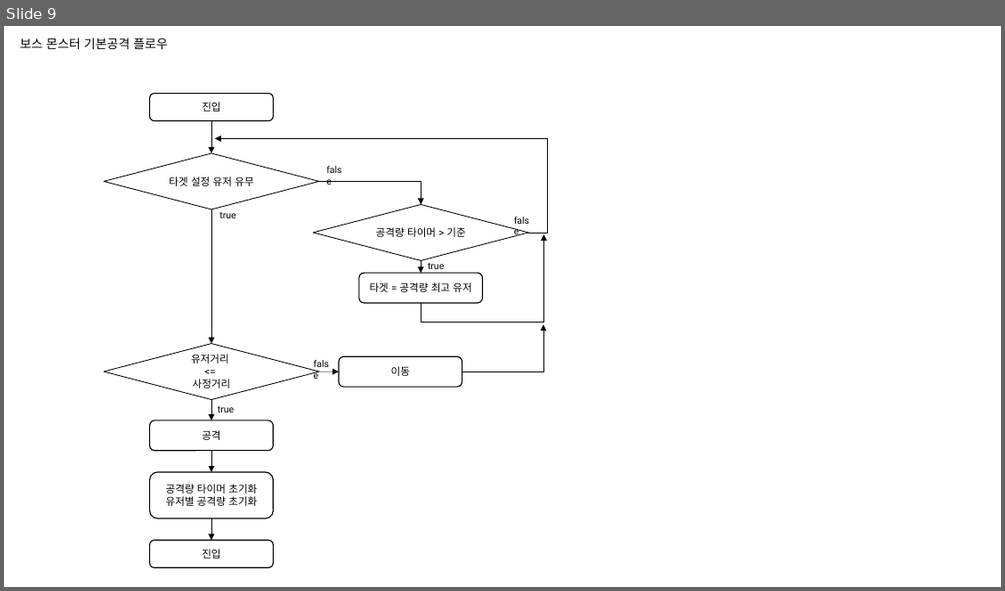
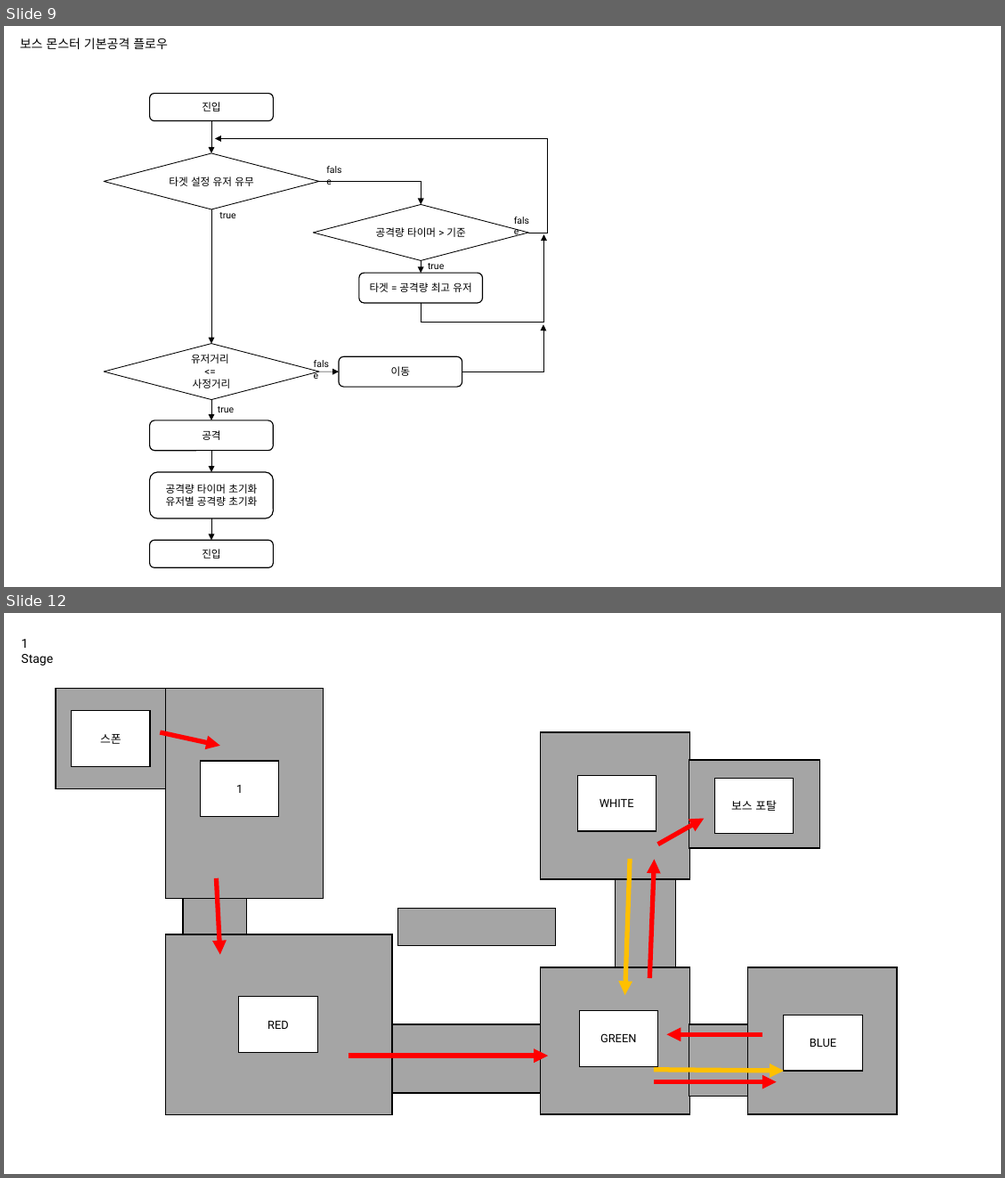
Before and after one commit to haein0303/AlgaeEater, a slide deck: Document/Source/보스 콘텐츠 시스템 UI.pptx. Shown one above the other, each under a label of ours: slide 9 before the commit, slides 9 and 12 after it; the slides between them are not shown. The pictures are 1005x591 and 1005x1178 pixels, drawn with LibreOffice and Linux fonts; fonts in the diff are those of the drawing. Boxes give left, top, right and bottom in pixels: in the first picture for what was removed or moved away, otherwise in the second. Text is boxed around its words. In the diff, an @@ line names an element or a change of style, - is before the commit and + after.

```diff
--- a/Document/Source/보스 콘텐츠 시스템 UI.pptx
+++ b/Document/Source/보스 콘텐츠 시스템 UI.pptx
@@ slide 12 added at [4, 613, 1001, 1174], background #FFFFFF @@
@@ text added at [21, 639, 53, 666], 12 pt, text #000000 @@
+1 Stage
@@ rectangle added at [56, 689, 169, 788], fill #A5A5A5, outline #000000 1 pt @@
@@ rectangle added at [165, 689, 323, 899], fill #A5A5A5, outline #000000 1 pt @@
@@ rectangle added at [72, 711, 150, 766], fill #FFFFFF, outline #000000 1 pt, 11 pt, text #000000 @@
+스폰
@@ arrow added from (161, 732) to (220, 746), #FF0000 4.5 pt @@
@@ rectangle added at [541, 732, 690, 879], fill #A5A5A5, outline #000000 1 pt @@
@@ rectangle added at [201, 761, 279, 817], fill #FFFFFF, outline #000000 1 pt, 11 pt, text #000000 @@
+1
@@ rectangle added at [689, 760, 820, 848], fill #A5A5A5, outline #000000 1 pt @@
@@ rectangle added at [577, 775, 656, 831], fill #FFFFFF, outline #000000 1 pt, 11 pt, text #000000 @@
+WHITE
@@ rectangle added at [714, 779, 793, 834], fill #FFFFFF, outline #000000 1 pt, 11 pt, text #000000 @@
+보스 포탈
@@ arrow added from (658, 844) to (704, 818), #FF0000 4.5 pt @@
@@ arrow added from (217, 878) to (220, 955), #FF0000 4.5 pt @@
@@ rectangle added at [615, 879, 676, 967], fill #A5A5A5, outline #000000 1 pt @@
@@ arrow added from (630, 859) to (625, 995), #FFC000 4.5 pt @@
@@ arrow added from (650, 978) to (655, 859), #FF0000 4.5 pt @@
@@ rectangle added at [183, 898, 246, 933], fill #A5A5A5, outline #000000 1 pt @@
@@ rectangle added at [398, 908, 555, 946], fill #A5A5A5, outline #000000 1 pt @@
@@ rectangle added at [165, 934, 392, 1115], fill #A5A5A5, outline #000000 1 pt @@
@@ rectangle added at [541, 967, 690, 1114], fill #A5A5A5, outline #000000 1 pt @@
@@ rectangle added at [747, 967, 897, 1114], fill #A5A5A5, outline #000000 1 pt @@
@@ rectangle added at [239, 997, 317, 1052], fill #FFFFFF, outline #000000 1 pt, 11 pt, text #000000 @@
+RED
@@ rectangle added at [579, 1011, 657, 1066], fill #FFFFFF, outline #000000 1 pt, 11 pt, text #000000 @@
+GREEN
@@ rectangle added at [392, 1024, 542, 1093], fill #A5A5A5, outline #000000 1 pt @@
@@ arrow added from (763, 1034) to (666, 1034), #FF0000 4.5 pt @@
@@ rectangle added at [689, 1024, 749, 1096], fill #A5A5A5, outline #000000 1 pt @@
@@ rectangle added at [784, 1014, 863, 1070], fill #FFFFFF, outline #000000 1 pt, 11 pt, text #000000 @@
+BLUE
@@ arrow added from (348, 1055) to (548, 1055), #FF0000 4.5 pt @@
@@ arrow added from (654, 1070) to (784, 1070), #FFC000 4.5 pt @@
@@ arrow added from (655, 1082) to (777, 1082), #FF0000 4.5 pt @@
```
Also in this commit, not shown: 2 slides changed, 1 other slide added, 5 other files.
